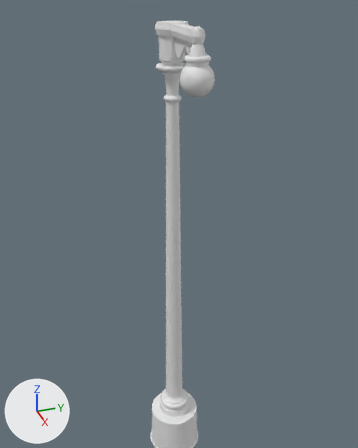
A saved change to the Blender file assignment2_v1.5.blend.
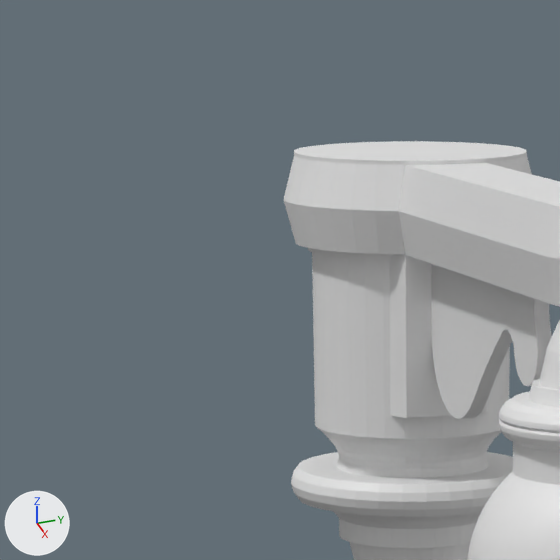
Old and new are each drawn from a 50 mm lens placed at (2.673, -1.106, 1.866), pointed at (0.501, -0.378, 0.721) and again close up on the part from 32% to 54% of the width and 0% to 17% of the height. Arrows for +X, +Y and +Z are at lower left; the lights stay in place.
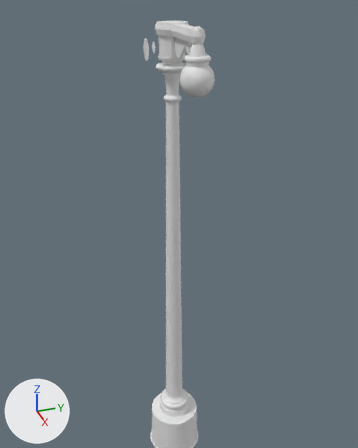
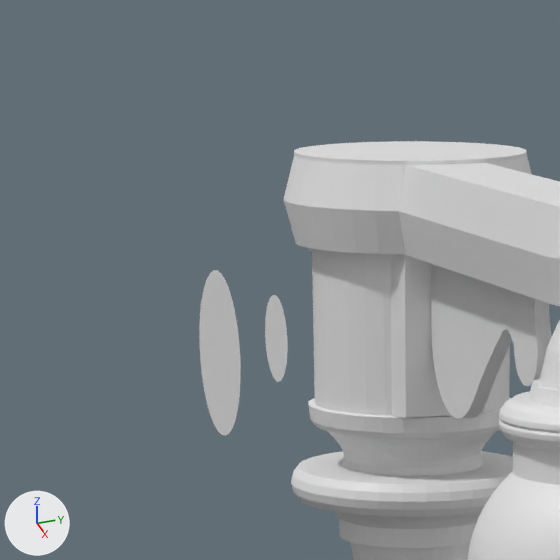
Pixel boxes (x1, y1, x2, y2) of what changed, in the close-ups (560 x 560 px):
'Cube.004', moved
    before: (389, 254, 488, 418)
    after: (391, 254, 487, 418)
'Circle.004', added
    after: (199, 270, 241, 436)
'Circle.005', added
    after: (265, 295, 288, 382)
part 1 of me_cylinder_001, built on
    before: (303, 253, 510, 480)
    after: (303, 253, 511, 480)

What changed in the scene script:
```text
Change me_cylinder_001:
    used by ob_cylinder_003; location = (0.0, 0.0, -1.268); scale = (0.173, 0.173, 0.156)
    remove me_cylinder_001.from_pydata(...)  # 2048 vertices, 2018 faces; spans x -1.1..1.1, y -2.6..-0.3, z -1.0..18.7
    add me_cylinder_001.from_pydata(...)  # 2176 vertices, 2146 faces; spans x -1.1..1.1, y -2.6..-0.3, z -1.0..18.7
    me_cylinder_001 part 1
    9 vertices are removed from x -0.4..0.4, y -1.8..-1.1, z 17.3..17.4
    160 faces are deleted
    24 vertices move within x -0.4..0.4, y -1.8..-1.1, z 17.3..17.5
    105 vertices are added at x -0.4..0.4, y -1.9..-1.0, z 17.3..17.6
    32 new vertices lie (0.0, 0.0, -0.7) away from vertices in x -0.4..0.4, y -1.9..-1.0, z 18.3
    288 new faces join them
Add me_circle_007:
    me_circle_007.from_pydata(...)  # 32 vertices, 1 face; spans x -1.0..1.0, y -1.0..1.0, z 0.0
Change ob_cube_004:
    ob_cube_004.location: (0.066, -0.2481, 1.5329) -> (0.0646, -0.2481, 1.5329)
Add ob_circle_005:
    ob_circle_005 = bpy.data.objects.new('Circle.005', me_circle_007)
    ob_circle_005.location = (0.2721, -0.4281, 1.5595)
    ob_circle_005.rotation_euler = (1.571, 0.0, 0.0)  # degrees (90, 0, 0)
    ob_circle_005.scale = (0.0265, 0.0265, 0.0265)
Add ob_circle_004:
    ob_circle_004 = bpy.data.objects.new('Circle.004', me_circle_007.copy())
    ob_circle_004.location = (0.1295, -0.4281, 1.5332)
    ob_circle_004.rotation_euler = (1.571, 0.0, 0.0)  # degrees (90, 0, 0)
    ob_circle_004.scale = (0.0535, 0.0535, 0.0535)
```
